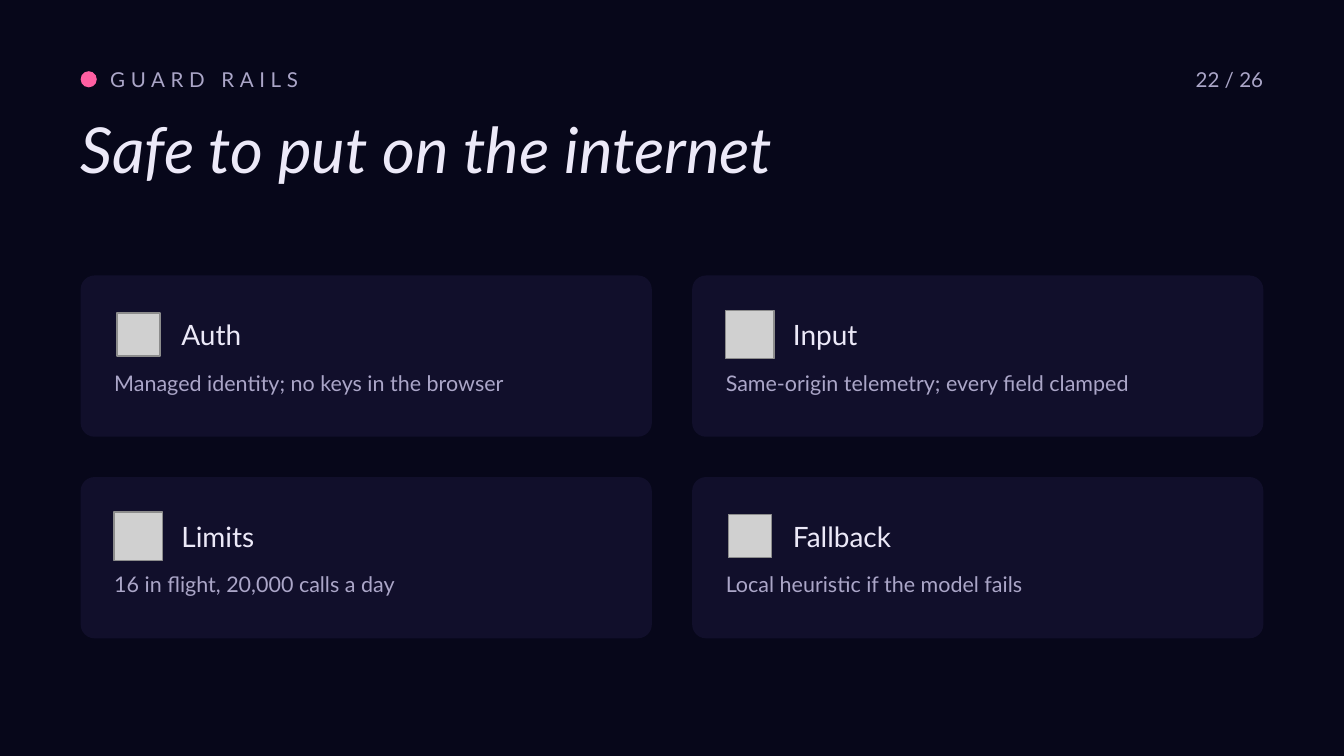
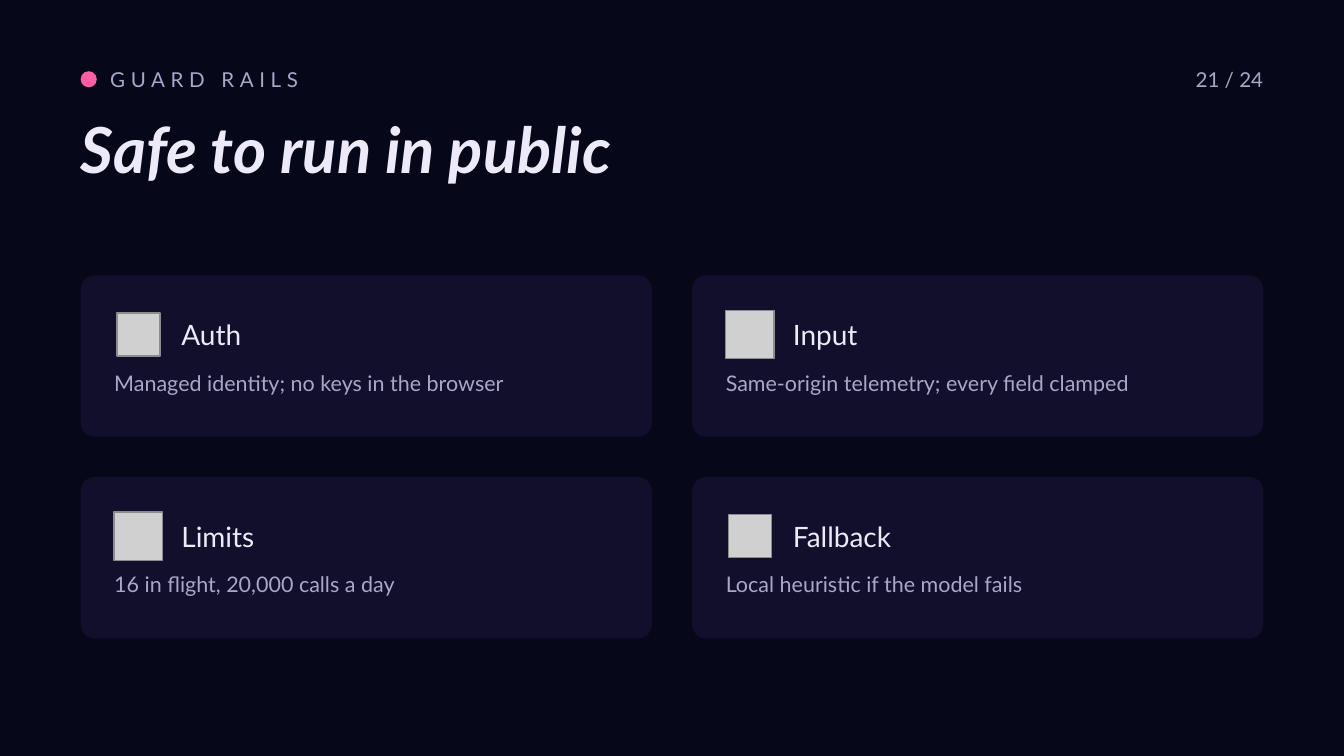
Before and after one commit to roryp/racing, a slide deck: slide 22 of docs/luna-gp-deck.pptx. Drawn at 1344x756 pixels with LibreOffice and Linux fonts; fonts in the diff are those of the drawing; grey boxes stand for pictures. Boxes give left, top, right and bottom in pixels: in the first picture for what was removed or moved away, otherwise in the second. Text is boxed around its words. In the diff, an @@ line names an element or a change of style, - is before the commit and + after.

```diff
--- a/docs/luna-gp-deck.pptx
+++ b/docs/luna-gp-deck.pptx
@@ text at [1196,72,1263,87]: text changed @@
-22 / 26
+21 / 24
@@ text at [81,126,611,184]: text changed; bold on @@
-Safe to put on the internet
+Safe to run in public
```
Also in this commit, not shown: 22 other slides changed.
